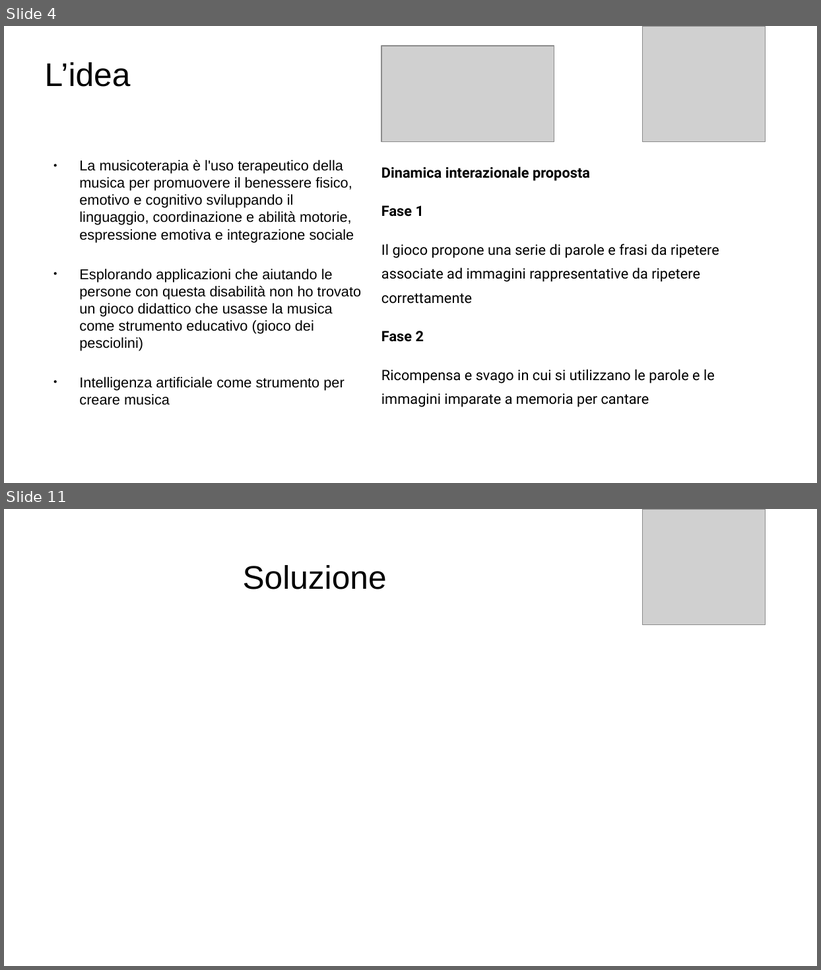
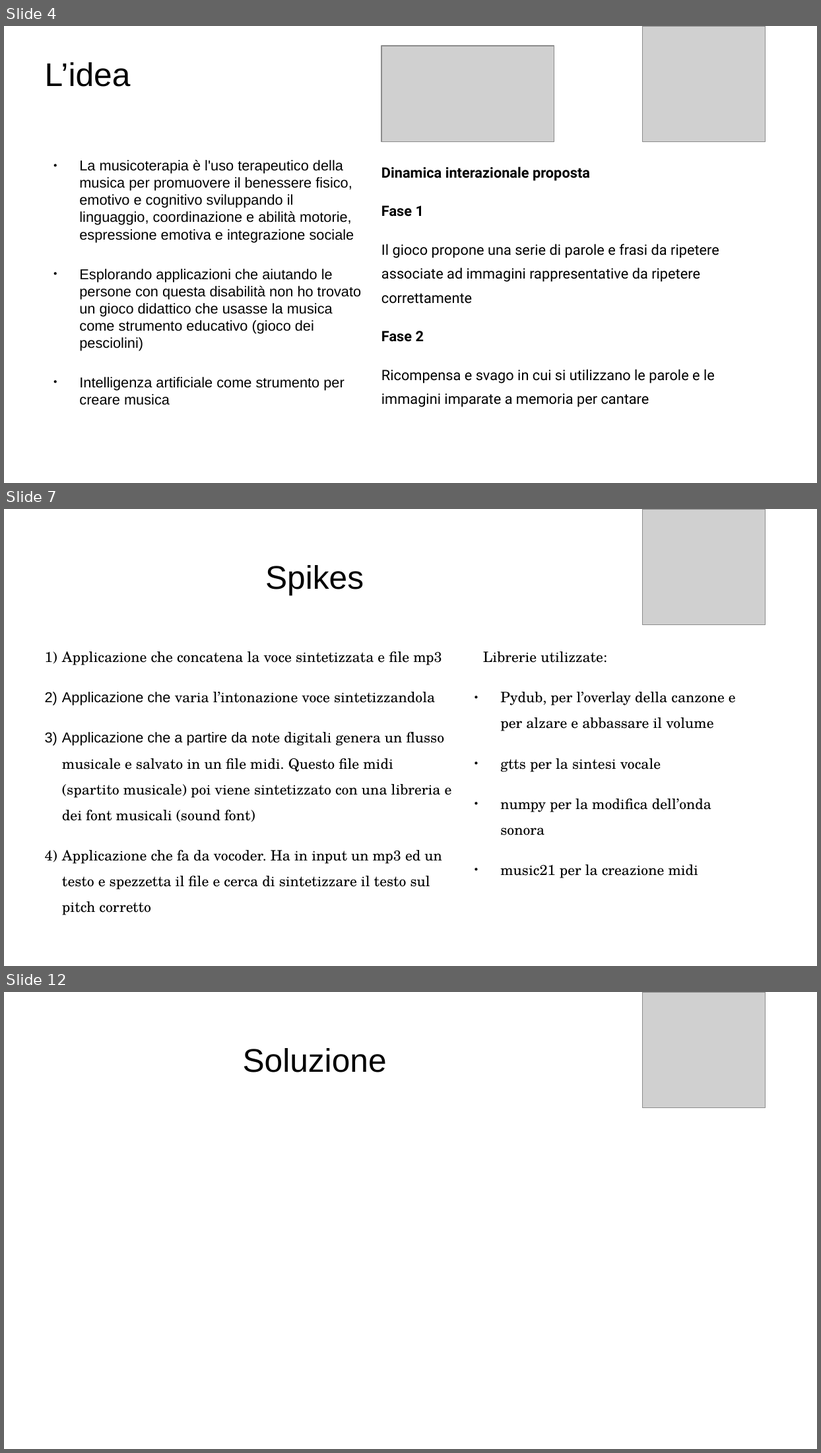
Before and after one commit to daloiso/tesi, a slide deck: presentazione_tesi.odp. Shown one above the other, each under a label of ours: slides 4 and 11 before the commit, slides 4, 7 and 12 after it; the slides between them are not shown. The pictures are 821x970 and 821x1453 pixels, drawn with LibreOffice and Linux fonts; fonts in the diff are those of the drawing; grey boxes stand for pictures. Boxes give left, top, right and bottom in pixels: in the first picture for what was removed or moved away, otherwise in the second. Text is boxed around its words. In the diff, an @@ line names an element or a change of style, - is before the commit and + after.

```diff
--- a/presentazione_tesi.odp
+++ b/presentazione_tesi.odp
@@ slide 7 added at [4,509,817,966], background #FFFFFF @@
@@ picture added at [643,509,766,625] @@
@@ title added at [265,565,364,595], 32 pt, text #000000 @@
+Spikes
@@ text added at [62,652,452,890], 14 pt, text #000000 @@
+1) Applicazione che concatena la voce sintetizzata e file mp3
+2) Applicazione che varia l’intonazione voce sintetizzandola
+3) Applicazione che a partire da note digitali genera un flusso musicale e salvato in un file midi. Questo file midi (spartito musicale) poi viene sintetizzato con una libreria e dei font musicali (sound font)
+4) Applicazione che fa da vocoder. Ha in input un mp3 ed un testo e spezzetta il file e cerca di sintetizzare il testo sul pitch corretto
@@ text added at [483,652,714,879], 14 pt, text #000000 @@
+Librerie utilizzate:
+● Pydub, per l’overlay della canzone e per alzare e abbassare il volume
+● gtts per la sintesi vocale
+● numpy per la modifica dell’onda sonora
+● music21 per la creazione midi
@@ what was slide 11 is now slide 12 @@
```
Also in this commit, not shown: 1 slide changed, 5 other slides added, 5 slides removed, 3 other files.
